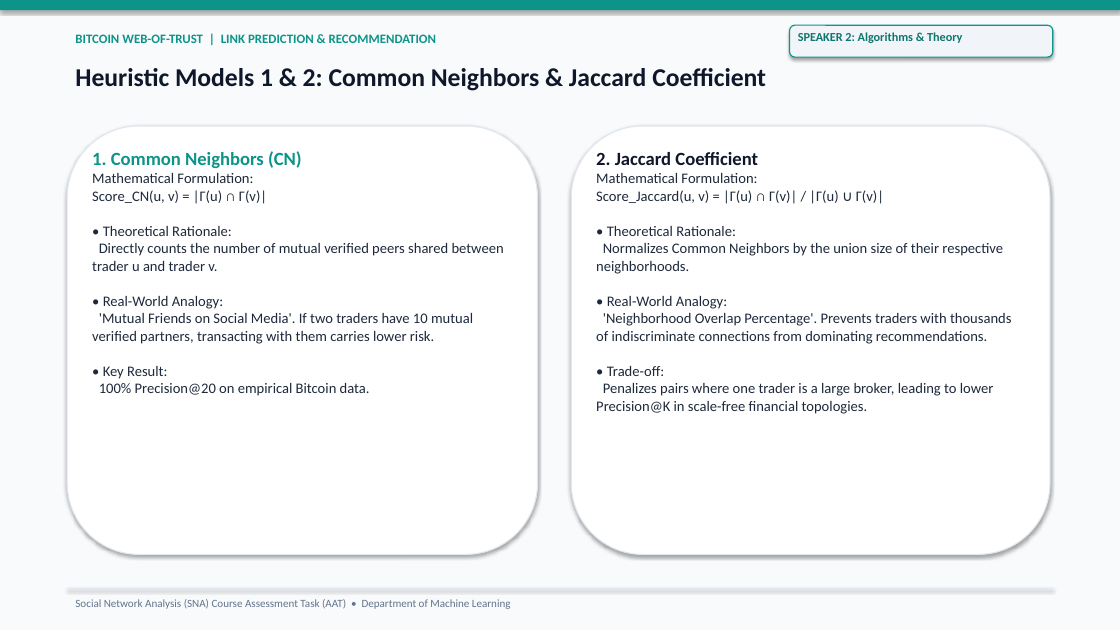
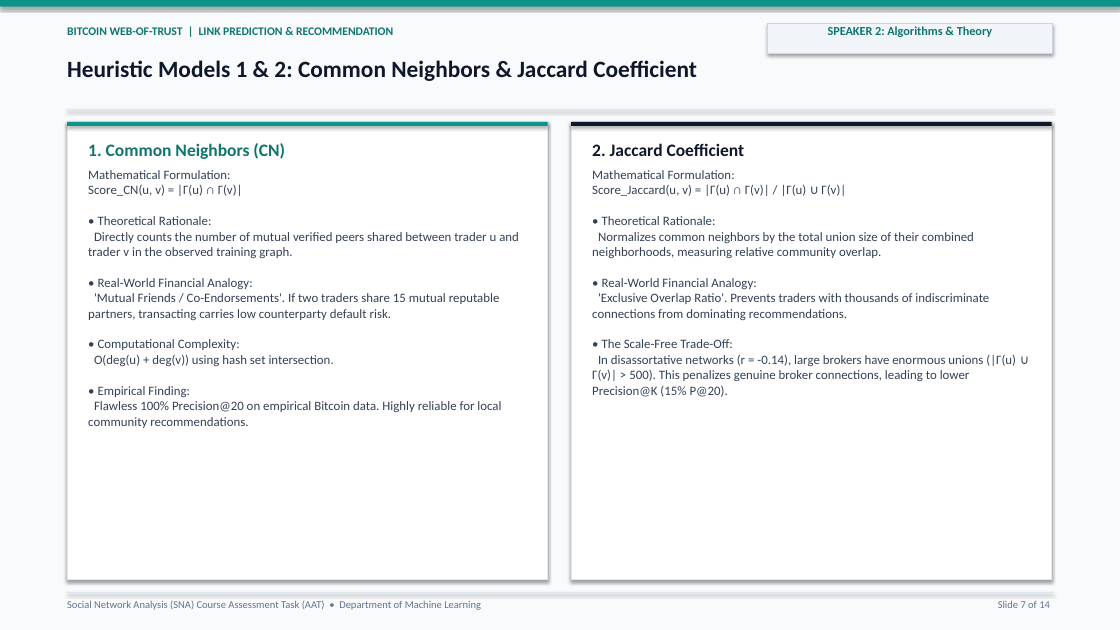
Before and after one commit to Lion4467cat/bitcoin-trust-link-prediction, a slide deck: slide 7 of slides/link_prediction_presentation.pptx. Drawn at 1120x630 pixels with LibreOffice and Linux fonts; fonts in the diff are those of the drawing. Boxes give left, top, right and bottom in pixels: in the first picture for what was removed or moved away, otherwise in the second. Text is boxed around its words. In the diff, an @@ line names an element or a change of style, - is before the commit and + after.

Commit message:
feat(ui,deck,report): overhaul side-by-side suite, light-theme 14-slide deck & publication report
- Overhaul Side-by-Side view in src/serve.py into a 3-mode interactive suite (Table+Live Graph, Trader Head-to-Head, Model vs Model) with zero canvas collapse and smooth Vis.js focus
- Redesign all 14 slides in slides/build_link_prediction_deck.py into a crisp enterprise light aesthetic (#F8FAFC) with framed figures, unclipped single-line titles, and 16/16 test tally
- Rebalance 8-page academic report in reports/build_link_prediction_report.py with sociological literature matrix, Min-Max ensemble scaling proof, metric invariants table, and fixed Unicode glyphs
- Re-export high-resolution link_prediction_precision_at_k.png with unclipped title
- All 16 unit and integration tests passing

```diff
--- a/slides/link_prediction_presentation.pptx
+++ b/slides/link_prediction_presentation.pptx
@@ text "BITCOIN WEB-OF-TRUST | LINK PREDICTION ..." at [67,27,393,35]: size 11 to 10 pt, text colour #0D9488 to #0F766E @@
@@ text "SPEAKER 2: Algorithms & Theory": place and size @@
-text "SPEAKER 2: Algorithms & Theory" at [798,32,962,43]
+text "SPEAKER 2: Algorithms & Theory" at [828,26,992,37]
@@ text "SPEAKER 2: Algorithms & Theory" at [828,26,992,37]: alignment left to centre @@
@@ rectangle: place and size @@
-rectangle at [790,25,1053,57]
+rectangle at [767,24,1053,54]
@@ rectangle at [767,24,1053,54]: rounded rectangle to rectangle; outline #0D9488 1 pt to #CBD5E1 0.75 pt @@
@@ text "Heuristic Models 1 & 2: ..." at [67,60,697,81]: size 22 to 20 pt @@
@@ rectangle: place and size @@
-rectangle at [67,588,1053,589]
+rectangle at [67,109,1053,110]
@@ rectangle: place and size @@
-rectangle at [571,126,1050,555]
+rectangle at [67,122,548,580]
@@ rectangle at [67,122,548,580]: rounded rectangle to rectangle @@
@@ rounded rectangle removed at [67,126,538,555] @@
@@ rectangle added at [67,122,548,126], fill #0D9488 @@
@@ text at [88,143,285,159]: size 16 to 15 pt, text colour #0D9488 to #0F766E in "1. Common Neighbors (CN)" @@
@@ rectangle added at [571,122,1052,580], fill #FFFFFF, outline #E2E8F0 1 pt @@
@@ rectangle added at [571,122,1052,126], fill #0F172A @@
@@ text at [592,143,745,156]: size 16 to 15 pt in "2. Jaccard Coefficient" @@
@@ text at [88,170,519,428]: text changed; size 12.5 to 11 pt; text colour #1E293B to #334155 @@
-Mathematical Formulation:
-Score_CN(u, v) = |Γ(u) ∩ Γ(v)|
-• Theoretical Rationale:
-Directly counts the number of mutual verified peers shared between trader u and trader v.
-• Real-World Analogy:
-'Mutual Friends on Social Media'. If two traders have 10 mutual verified partners, transacting with them carries lower risk.
-• Key Result:
-100% Precision@20 on empirical Bitcoin data.
+Mathematical Formulation:
+Score_CN(u, v) = |Γ(u) ∩ Γ(v)|
+• Theoretical Rationale:
+Directly counts the number of mutual verified peers shared between trader u and trader v in the observed training graph.
+• Real-World Financial Analogy:
+'Mutual Friends / Co-Endorsements'. If two traders share 15 mutual reputable partners, transacting carries low counterparty default risk.
+• Computational Complexity:
+O(deg(u) + deg(v)) using hash set intersection.
+• Empirical Finding:
+Flawless 100% Precision@20 on empirical Bitcoin data. Highly reliable for local community recommendations.
@@ text at [592,170,1016,397]: text changed; size 12.5 to 11 pt; text colour #1E293B to #334155 @@
-Mathematical Formulation:
-Score_Jaccard(u, v) = |Γ(u) ∩ Γ(v)| / |Γ(u) ∪ Γ(v)|
-• Theoretical Rationale:
-Normalizes Common Neighbors by the union size of their respective neighborhoods.
-• Real-World Analogy:
-'Neighborhood Overlap Percentage'. Prevents traders with thousands of indiscriminate connections from dominating recommendations.
-• Trade-off:
-Penalizes pairs where one trader is a large broker, leading to lower Precision@K in scale-free financial topologies.
+Mathematical Formulation:
+Score_Jaccard(u, v) = |Γ(u) ∩ Γ(v)| / |Γ(u) ∪ Γ(v)|
+• Theoretical Rationale:
+Normalizes common neighbors by the total union size of their combined neighborhoods, measuring relative community overlap.
+• Real-World Financial Analogy:
+'Exclusive Overlap Ratio'. Prevents traders with thousands of indiscriminate connections from dominating recommendations.
+• The Scale-Free Trade-Off:
+In disassortative networks (r = -0.14), large brokers have enormous unions (|Γ(u) ∪ Γ(v)| > 500). This penalizes genuine broker connections, leading to lower Precision@K (15% P@20).
@@ text "Social Network Analysis (SNA) Course ..." at [67,600,481,610]: size 9.5 to 9 pt @@
@@ rectangle added at [67,592,1053,593], fill #E2E8F0 @@
@@ text added at [998,601,1050,608], 9 pt, text #64748B @@
+Slide 7 of 14
```
Also in this commit, not shown: 13 other slides changed, 12 other files.
